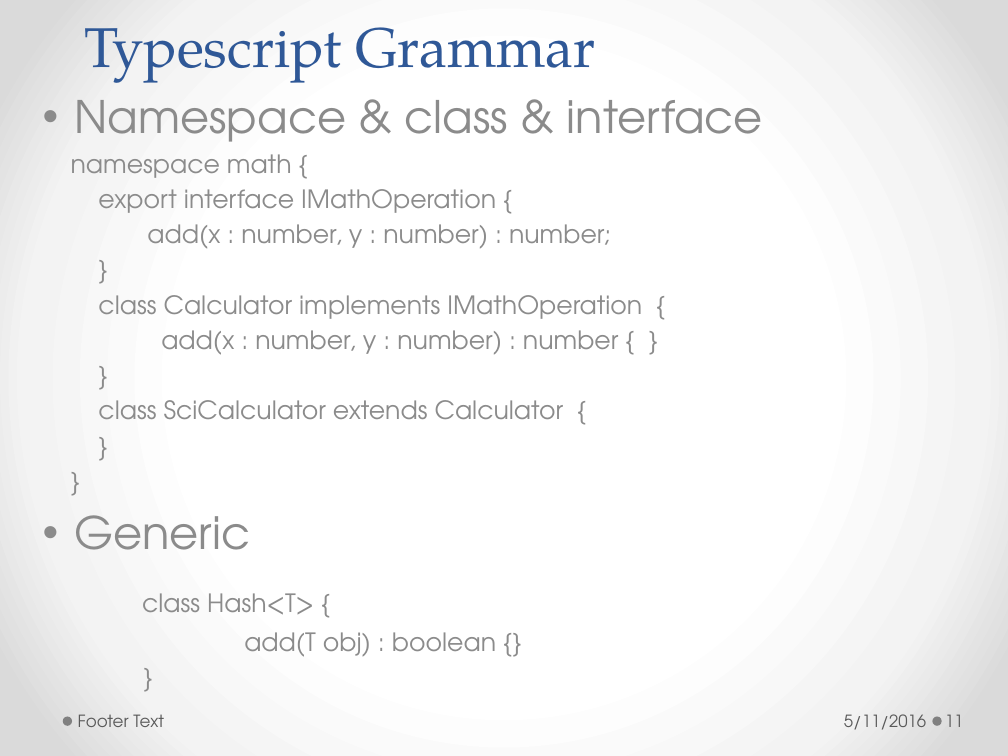
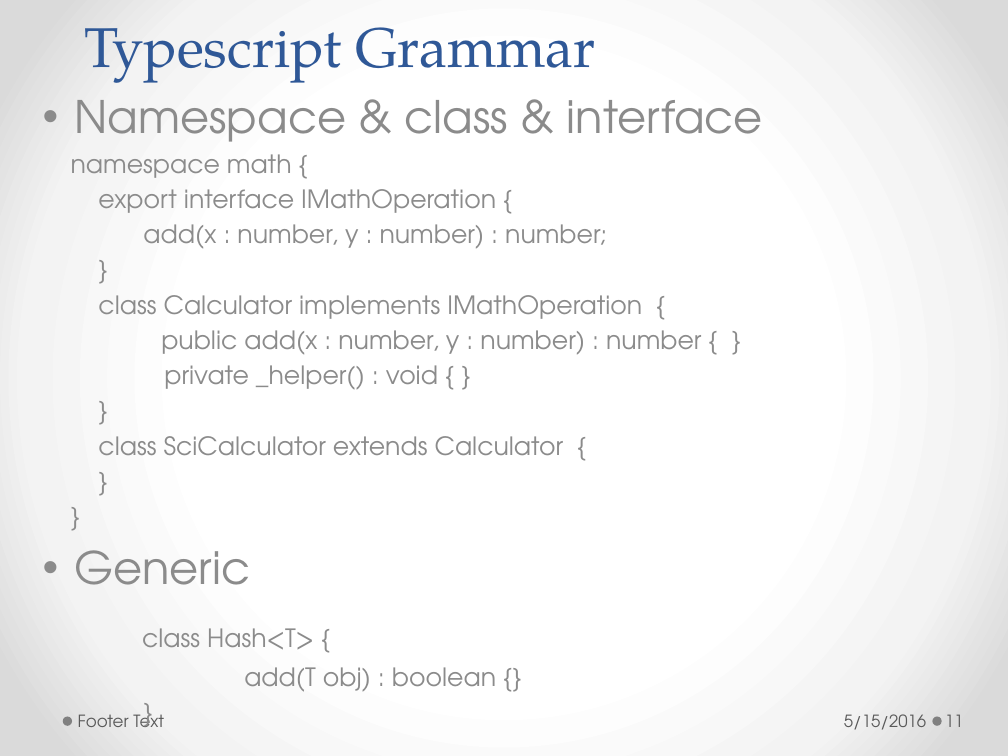
Before and after one commit to h-t-tran/brown, a slide deck: slide 11 of typescript/typescript brownbag.pptx. Drawn at 1008x756 pixels with LibreOffice and Linux fonts; fonts in the diff are those of the drawing. Boxes give left, top, right and bottom in pixels: in the first picture for what was removed or moved away, otherwise in the second. Text is boxed around its words. In the diff, an @@ line names an element or a change of style, - is before the commit and + after.

```diff
--- a/typescript/typescript brownbag.pptx
+++ b/typescript/typescript brownbag.pptx
@@ text at (161,330,701,389): text changed @@
-add(x : number, y : number) : number { }
+public add(x : number, y : number) : number { }
+private _helper() : void { }
@@ text at (844,714,926,730): text changed @@
-5/11/2016
+5/15/2016
```
Also in this commit, not shown: 12 other slides changed, 2 slides added, 28 other files.
